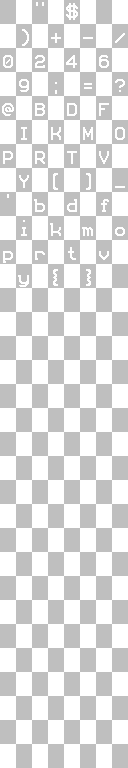
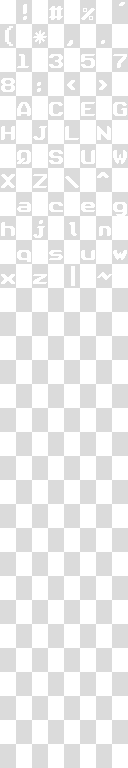
Two versions of the same layered image (128×768). Layer-by-layer changes:
painted on "Réteg" over [1, 2, 127, 287]
"Háttér": opacity 25% → 14%, painted on it over [0, 0, 128, 768]
